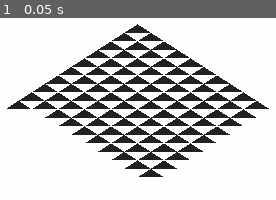
Above: before the commit, frame 1.
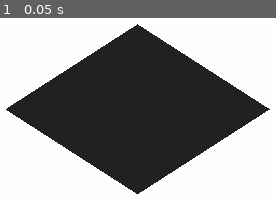
Above: after the commit, the same moment.

Repository: bbielsa/retro-terrain
Game: Godot game, scene res://scene/World.tscn
Two runs of this game, one before a commit and one after it. Both use one fixed random seed, a clock stepped at 60 frames per second and the inputs below.
Inputs:
- Up to frame 1 (0.05 s): no input

The runs differ from the first frame. In frame 1, 25% of the frame differs, in the area x 2-98%, y 8-97%.

Commit message:
Correctly calculate the indicies of the terrain mesh

Diff:
--- a/src/terrain/terrain.gd
+++ b/src/terrain/terrain.gd
@@ -1,3 +1,5 @@
+tool
+
 extends MeshInstance
 
 export(ShaderMaterial) var terrain_material = null
@@ -8,6 +10,13 @@
 
 var vertex_array
 var index_array
+
+const Corner = {
+	NORTH = Vector2(0, 0),
+	EAST = Vector2(1, 0),
+	WEST = Vector2(0, 1),
+	SOUTH = Vector2(1, 1)
+}
 
 func _ready():
 	generate_terrain()
@@ -20,10 +29,47 @@
 	mesh_tool.commit_to_surface(mesh)
 
 	terrain_model.connect("terrain_changed", self, "_terrain_changed")
-	terrain_model.deform(4, 4, 3)
-	terrain_model.deform(4, 4, -2)
+#	terrain_model.deform(4, 4, 3)
+#	terrain_model.deform(4, 4, -2)
 
 	terrain_model.print_map()
+
+func _get_vertex_idx(tile_x, tile_y, corner):
+	if tile_y > 0:
+		var a = 0
+
+	var width_tiles = terrain_model.map_dimension
+	var height_tiles = terrain_model.map_dimension
+	var width = width_tiles + 1
+	var height = height_tiles + 1
+
+	var index = 0
+
+	index += tile_x + corner.x
+	index += width * tile_y + corner.y * width
+
+	return index
+
+func _get_middle_idx(tile_x, tile_y):
+	var width_tiles = terrain_model.map_dimension
+	var height_tiles = terrain_model.map_dimension
+	var width = width_tiles + 1
+	var height = height_tiles + 1
+
+	# index into the middle vertex region of the vertex array
+	var middle_vertex_index = tile_x + tile_y * (width_tiles - 1)
+
+	var index = width * height + middle_vertex_index
+
+#	if tile_y == 1:
+#		index -= 1
+
+	print(index)
+
+	if index > 200:
+		print(vertex_array[index])
+
+	return index
 
 func _generate_vertex_array():
 	var width_tiles = terrain_model.map_dimension
@@ -53,21 +99,36 @@
 func _calculate_indices():
 	var width_tiles = terrain_model.map_dimension
 	var height_tiles = terrain_model.map_dimension
-	var i = 0
 
 	index_array = PoolIntArray()
 
-#	index_array.push_back(0)
-#	index_array.push_back(1)
-#	index_array.push_back(11)
-
 	for y in range(height_tiles):
 		for x in range(width_tiles):
-			index_array.push_back(i)
-			index_array.push_back(i + 1)
-			index_array.push_back(width_tiles + 1 + i)
+			var middle_idx = _get_middle_idx(x, y)
+			var north_idx = _get_vertex_idx(x, y, Corner.NORTH)
+			var south_idx = _get_vertex_idx(x, y, Corner.SOUTH)
+			var east_idx = _get_vertex_idx(x, y, Corner.EAST)
+			var west_idx = _get_vertex_idx(x, y, Corner.WEST)
 
-			i += 1
+			# triangle 1
+			index_array.push_back(north_idx)
+			index_array.push_back(east_idx)
+			index_array.push_back(middle_idx)
+
+			# triangle 2
+			index_array.push_back(east_idx)
+			index_array.push_back(south_idx)
+			index_array.push_back(middle_idx)
+
+			# triangle 3
+			index_array.push_back(south_idx)
+			index_array.push_back(west_idx)
+			index_array.push_back(middle_idx)
+
+			# triangle 4
+			index_array.push_back(west_idx)
+			index_array.push_back(north_idx)
+			index_array.push_back(middle_idx)
 
 func generate_terrain():
 	_generate_vertex_array()
@@ -83,7 +144,5 @@
 
 	set_mesh(terrain_mesh)
 
-#	set_mesh(surface_tool.commit())
-
 func _terrain_changed(height_map):
 	print("_terrain_changed called, generating data texture")
--- a/src/terrain/terrain_utils.gd
+++ b/src/terrain/terrain_utils.gd
@@ -1,36 +1,35 @@
-extends Node
+class TerrainUtils:
+	func get_raised_vertices(x, y):
+		var north_height = terrain_model.get_vertex_relative(x, y, 0, 0)
+		var east_height = terrain_model.get_vertex_relative(x, y, 1, 0)
+		var west_height = terrain_model.get_vertex_relative(x, y, 0, 1)
+		var south_height = terrain_model.get_vertex_relative(x, y, 1, 1)
 
-func get_raised_vertices(x, y):
-	var north_height = terrain_model.get_vertex_relative(x, y, 0, 0)
-	var east_height = terrain_model.get_vertex_relative(x, y, 1, 0)
-	var west_height = terrain_model.get_vertex_relative(x, y, 0, 1)
-	var south_height = terrain_model.get_vertex_relative(x, y, 1, 1)
+		var sum = north_height + east_height + west_height + south_height
 
-	var sum = north_height + east_height + west_height + south_height
+		if sum == 1 || sum == -3:
+			return 1
+		elif sum == 2:
+			return 2
+		elif sum == -1 || sum == 3:
+			return 3
+		return 0
 
-	if sum == 1 || sum == -3:
-		return 1
-	elif sum == 2:
-		return 2
-	elif sum == -1 || sum == 3:
-		return 3
-	return 0
+	func get_min_tile_height(x, y):
+		var north_height = terrain_model.get_vertex_height(x, y)
+		var east_height = terrain_model.get_vertex_height(x + 1, y)
+		var west_height = terrain_model.get_vertex_height(x, y + 1)
+		var south_height = terrain_model.get_vertex_height(x + 1, y + 1)
 
-func get_min_tile_height(x, y):
-	var north_height = terrain_model.get_vertex_height(x, y)
-	var east_height = terrain_model.get_vertex_height(x + 1, y)
-	var west_height = terrain_model.get_vertex_height(x, y + 1)
-	var south_height = terrain_model.get_vertex_height(x + 1, y + 1)
+		return min(min(north_height, south_height), min(east_height, west_height))
 
-	return min(min(north_height, south_height), min(east_height, west_height))
+	func get_max_tile_height(tile_x, tile_y):
+		var north = terrain_model.get_vertex_height(tile_x, tile_y)
+		var south = terrain_model.get_vertex_height(tile_x + 1, tile_y + 1)
+		var west = terrain_model.get_vertex_height(tile_x + 1, tile_y)
+		var east = terrain_model.get_vertex_height(tile_x, tile_y + 1)
 
-func get_max_tile_height(tile_x, tile_y):
-	var north = terrain_model.get_vertex_height(tile_x, tile_y)
-	var south = terrain_model.get_vertex_height(tile_x + 1, tile_y + 1)
-	var west = terrain_model.get_vertex_height(tile_x + 1, tile_y)
-	var east = terrain_model.get_vertex_height(tile_x, tile_y + 1)
-
-	return max(max(north, south), max(east, west))
+		return max(max(north, south), max(east, west))
 
 func get_middle_vertex_height(x, y):
 	var min_tile_height = get_min_tile_height(x, y)
